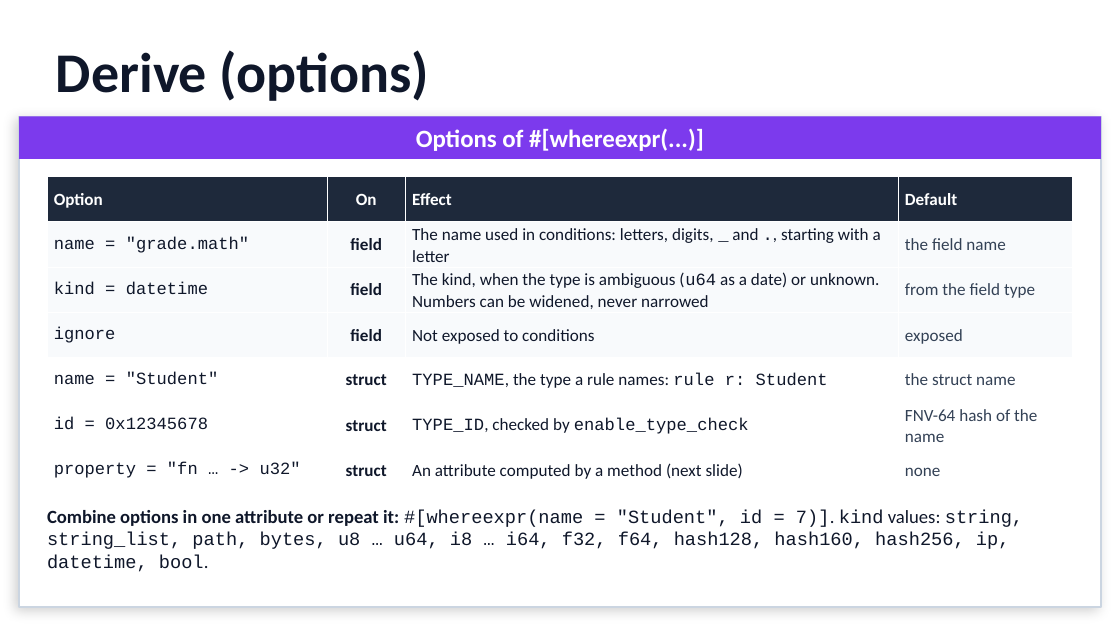
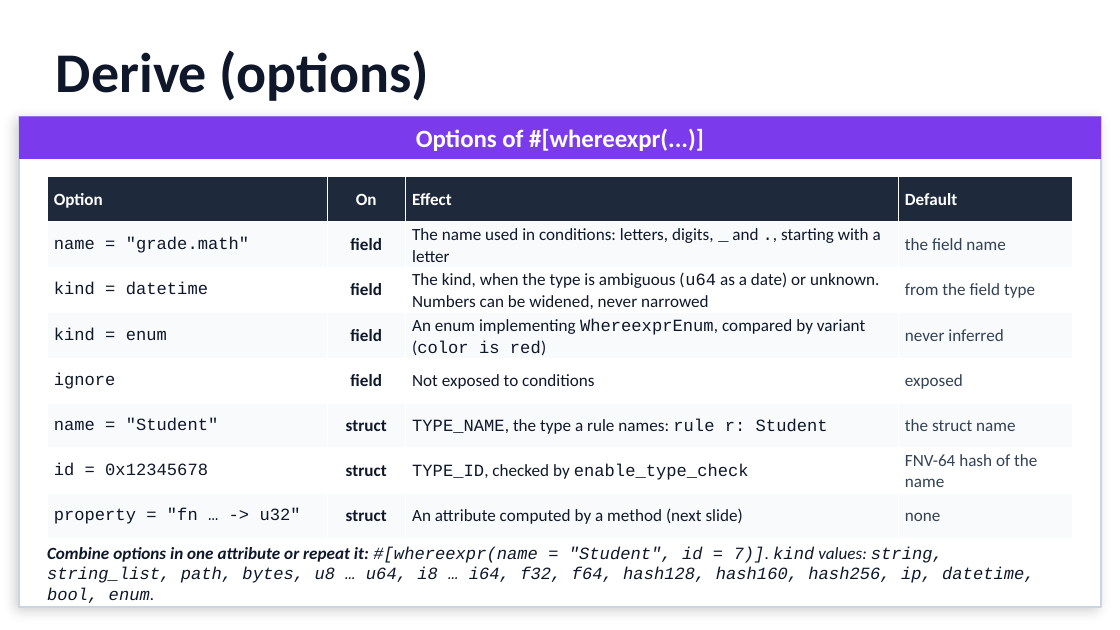
Before and after one commit to gdt050579/whereexpr, a slide deck: slide 29 of whereexpr.pptx. Drawn at 1120x630 pixels with LibreOffice and Linux fonts; fonts in the diff are those of the drawing. Boxes give left, top, right and bottom in pixels: in the first picture for what was removed or moved away, otherwise in the second. Text is boxed around its words. In the diff, an @@ line names an element or a change of style, - is before the commit and + after.

```diff
--- a/whereexpr.pptx
+++ b/whereexpr.pptx
@@ table at box(47, 177, 1073, 539) @@
+row 4: kind = enum | field | An enum implementing WhereexprEnum, compared by variant (color is red) | never inferred
@@ text at box(47, 546, 1035, 603): text changed; size 12 to 11 pt; italic on @@
-Combine options in one attribute or repeat it: #[whereexpr(name = "Student", id = 7)]. kind values: string, string_list, path, bytes, u8 … u64, i8 … i64, f32, f64, hash128, hash160, hash256, ip, datetime, bool.
+Combine options in one attribute or repeat it: #[whereexpr(name = "Student", id = 7)]. kind values: string, string_list, path, bytes, u8 … u64, i8 … i64, f32, f64, hash128, hash160, hash256, ip, datetime, bool, enum.
```
Also in this commit, not shown: 3 other slides changed, 1 other file.
